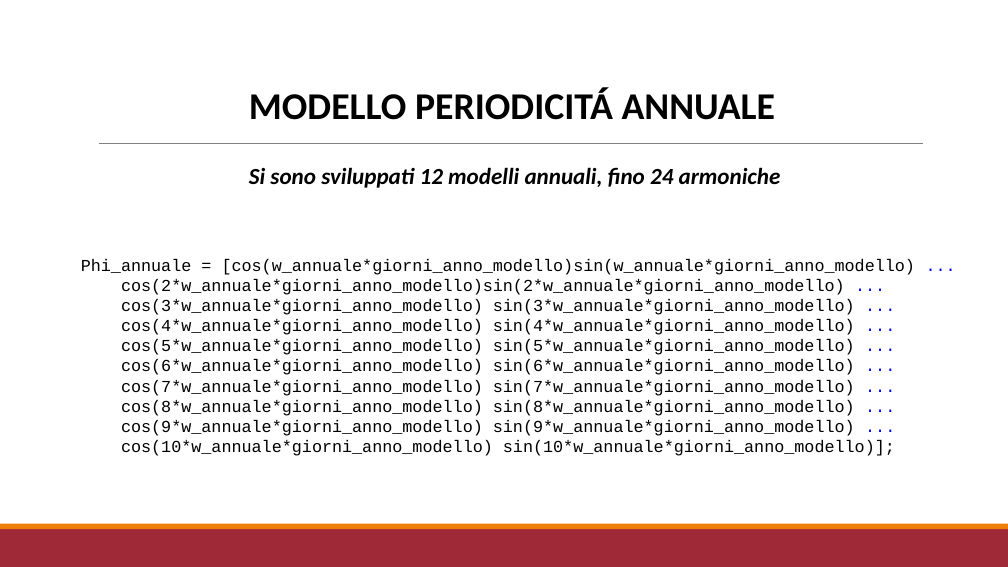
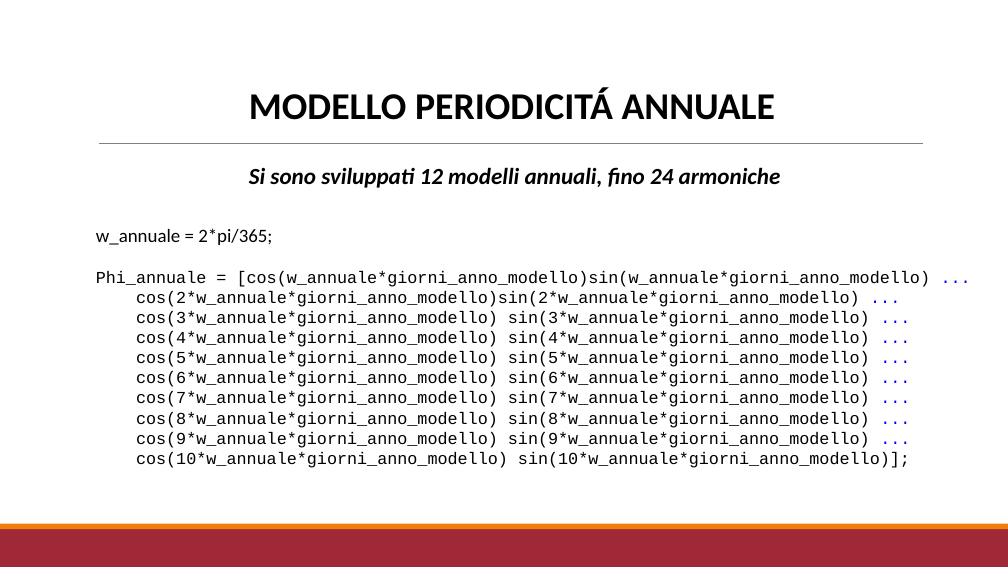
Before and after one commit to r1cky0/Italian-energy-consumption-prediction, a slide deck: slide 6 of presentazione_imad.pptx. Drawn at 1008x567 pixels with LibreOffice and Linux fonts; fonts in the diff are those of the drawing. Boxes give left, top, right and bottom in pixels: in the first picture for what was removed or moved away, otherwise in the second. Text is boxed around its words. In the diff, an @@ line names an element or a change of style, - is before the commit and + after.

```diff
--- a/presentazione_imad.pptx
+++ b/presentazione_imad.pptx
@@ text "w_annuale = 2*pi/365;": place and size @@
-text "w_annuale = 2*pi/365;" at [81,259,916,456]
+text "w_annuale = 2*pi/365;" at [96,228,931,468]
@@ text at [96,228,272,245]: paragraph added @@
+w_annuale = 2*pi/365;
```
Also in this commit, not shown: 5 other slides changed, 3 other files.
